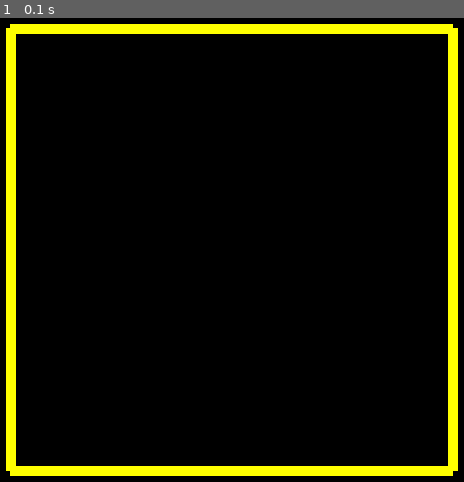
Above: before the commit, frame 1.
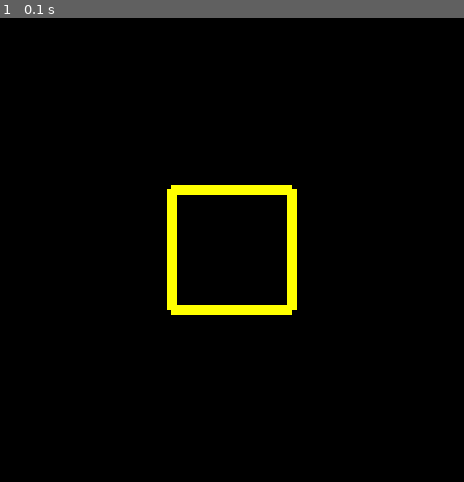
Above: after the commit, the same moment.

Repository: SaulRuizS/Tictactoe
Game: pygame game, started from tictactoe_python.py
The game is run twice, just before and just after one commit, with the same random seed, the same clock (stepped at 60 frames per second) and the same inputs.
Inputs:
- Up to frame 1 (0.1 s): no input

The runs differ from the first frame. In frame 1, 10% of the frame differs, in the area x 1-99%, y 1-99%.

Commit message:
Minor changes to Grid

Diff:
--- a/tictactoe_python.py
+++ b/tictactoe_python.py
@@ -13,7 +13,7 @@
 
 line_length = SCREEN_HEIGHT * 0.8
 line_width = 10
-padding = (SCREEN_HEIGHT * 0.2) - (line_width/2)
+padding = 300 #(SCREEN_HEIGHT * 0.2) - (line_width/2)
 #leftPadding = 240
 #top_padding = 60
 #spaceOfLines = 50
